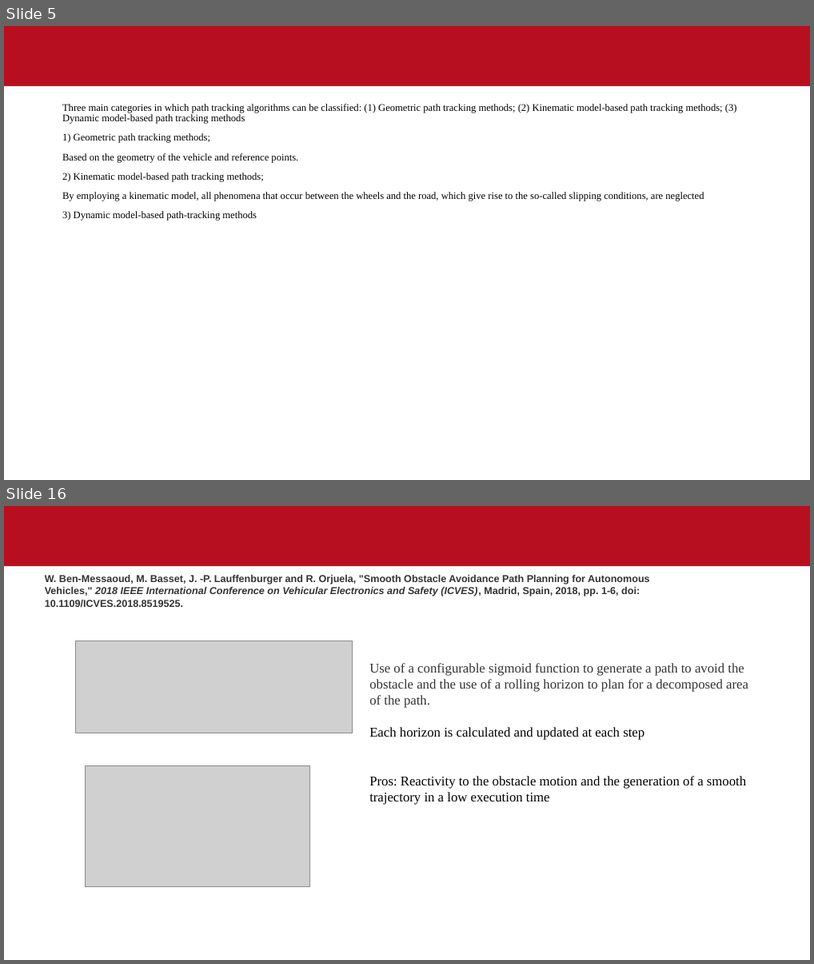
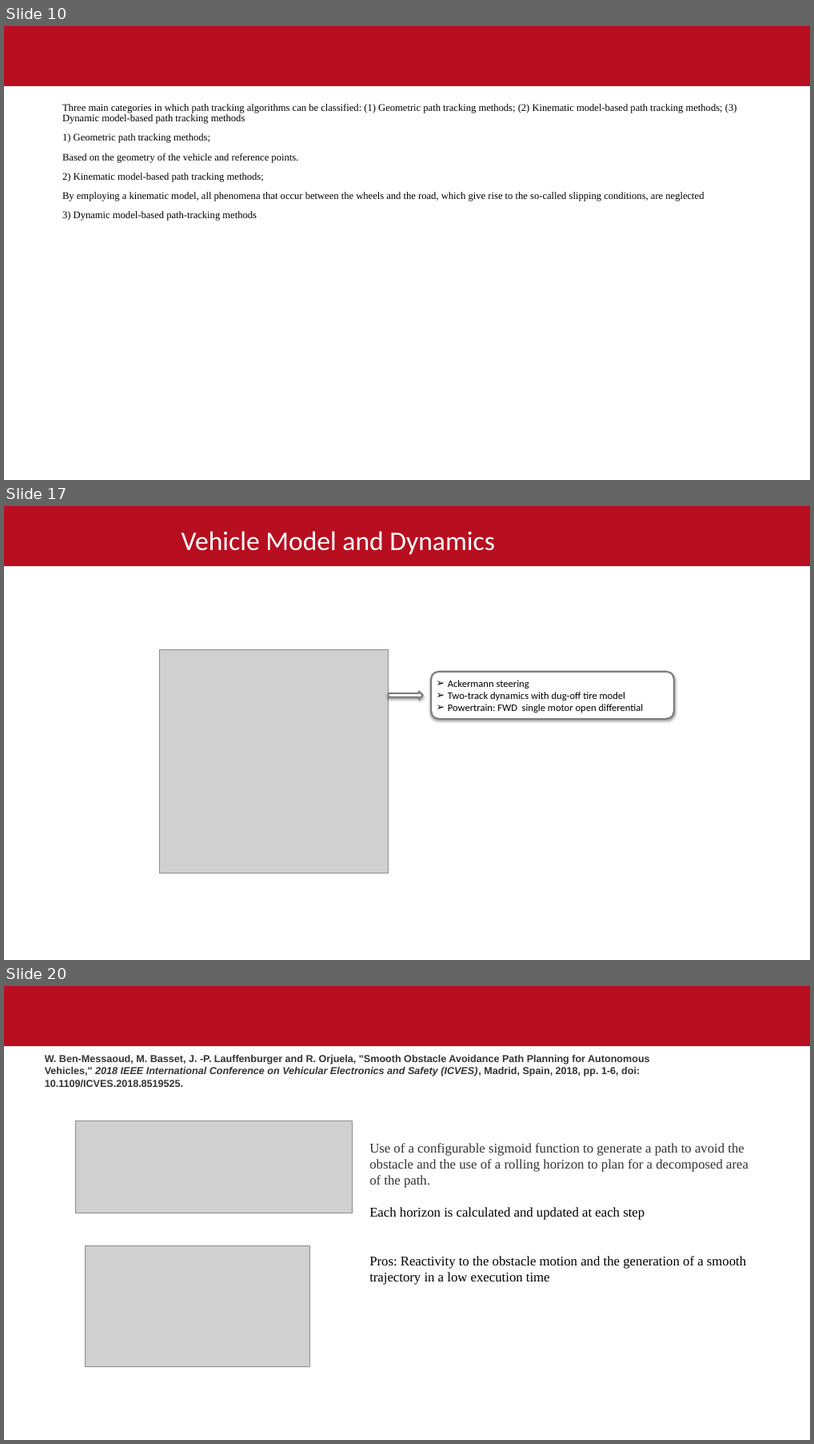
Before and after one commit to sandeepsulake96/Highway-motion-planning-using-artificial-potential-fields-with-environment-uncertainities, a slide deck: Thesis_outline.pptx. Shown one above the other, each under a label of ours: slides 5 and 16 before the commit, slides 10, 17 and 20 after it; the slides between them are not shown. The pictures are 814x964 and 814x1444 pixels, drawn with LibreOffice and Linux fonts; fonts in the diff are those of the drawing; grey boxes stand for pictures; background and template pictures are left out. Boxes give left, top, right and bottom in pixels: in the first picture for what was removed or moved away, otherwise in the second. Text is boxed around its words. In the diff, an @@ line names an element or a change of style, - is before the commit and + after.

```diff
--- a/Thesis_outline.pptx
+++ b/Thesis_outline.pptx
@@ slide 17 added at [4,506,810,960], background #FFFFFF; not listed: 1 template element that a slide beside it also shows @@
@@ title added at [182,531,494,555], 32 pt, text #FFFFFF @@
+Vehicle Model and Dynamics
@@ picture added at [159,649,389,872] @@
@@ rounded rectangle added at [431,672,674,719], fill #FFFFFF, outline #7C7C7C 2 pt, 12 pt, text #000000 @@
+➢ Ackermann steering
+➢ Two-track dynamics with dug-off tire model
+➢ Powertrain: FWD single motor open differential
@@ right arrow added at [389,691,423,699], fill #FFFFFF, outline #7C7C7C 2 pt @@
@@ what was slide 5 is now slide 10 @@
@@ what was slide 16 is now slide 20 @@
```
Also in this commit, not shown: 6 slides changed, 6 other slides added, 3 slides removed.
